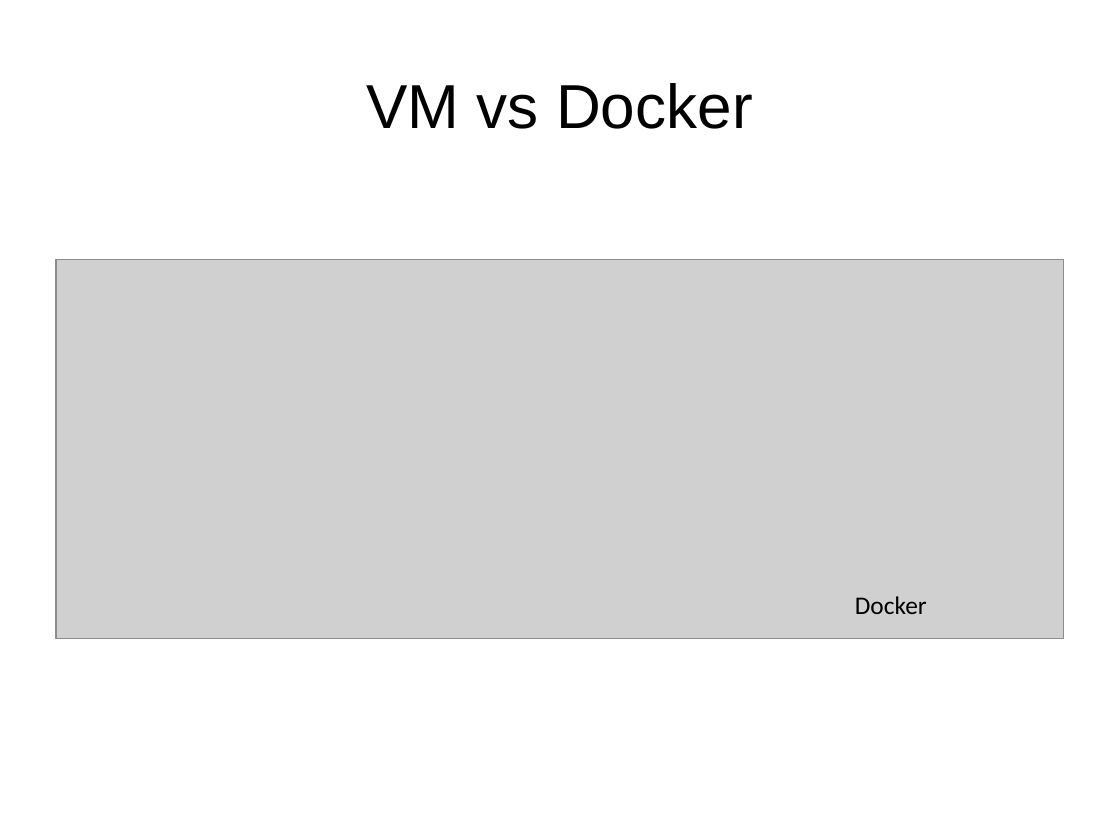
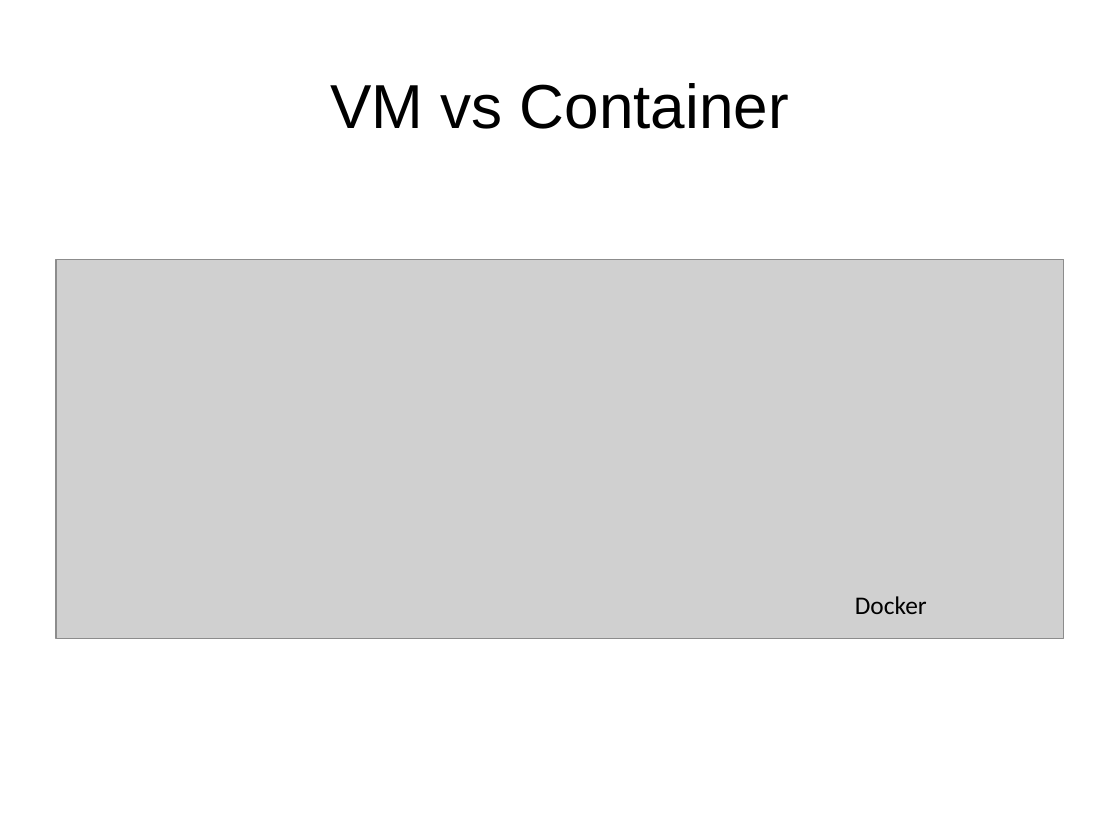
Before and after one commit to j-avdeev/DevOps, a slide deck: slide 6 of Lec presentations/DevOps - lec2 - RAID VM Docker.odp. Drawn at 1120x840 pixels with LibreOffice and Linux fonts; fonts in the diff are those of the drawing; grey boxes stand for pictures. Boxes give left, top, right and bottom in pixels: in the first picture for what was removed or moved away, otherwise in the second. Text is boxed around its words. In the diff, an @@ line names an element or a change of style, - is before the commit and + after.

Commit message:
upd RAID VM Docker ppt - about Containers

```diff
--- a/Lec presentations/DevOps - lec2 - RAID VM Docker.odp
+++ b/Lec presentations/DevOps - lec2 - RAID VM Docker.odp
@@ title at <box>330,83,789,129</box>: text changed @@
-VM vs Docker
+VM vs Container
```
Also in this commit, not shown: 1 other slide changed, 5 slides added, 2 other files.
